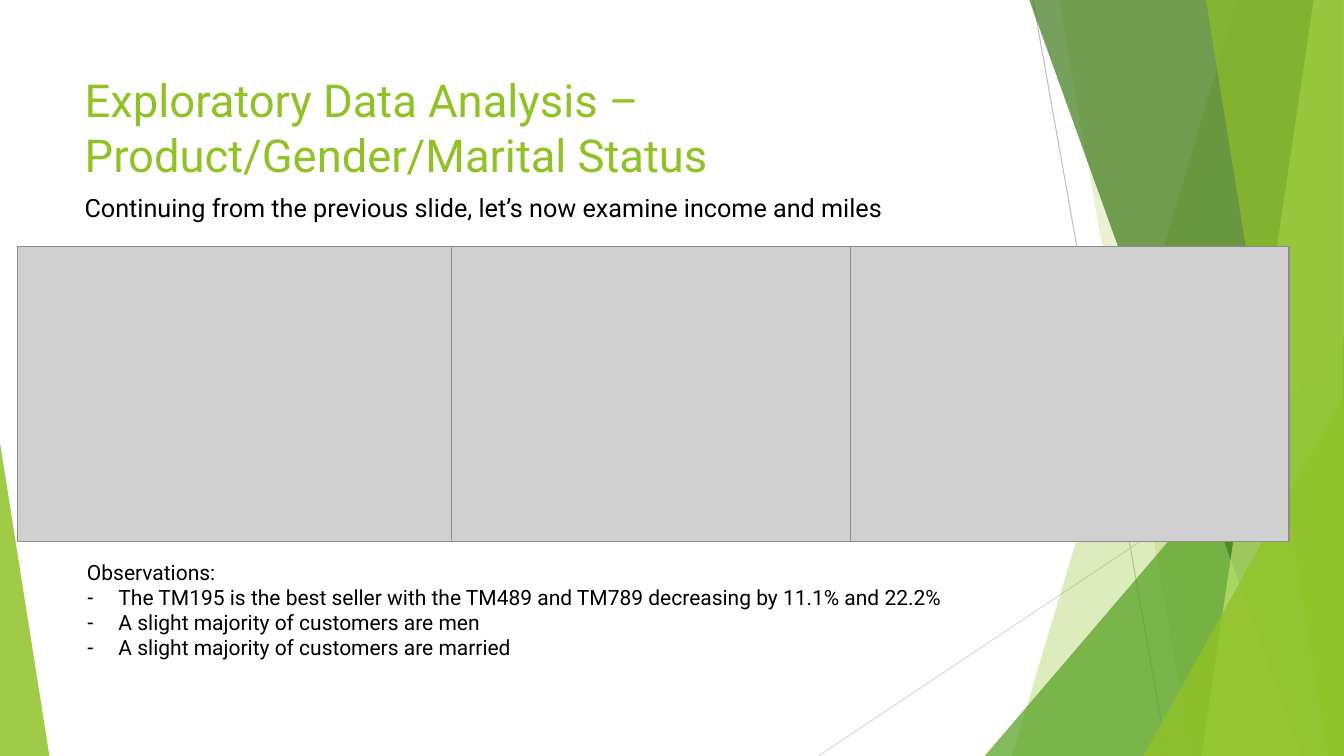
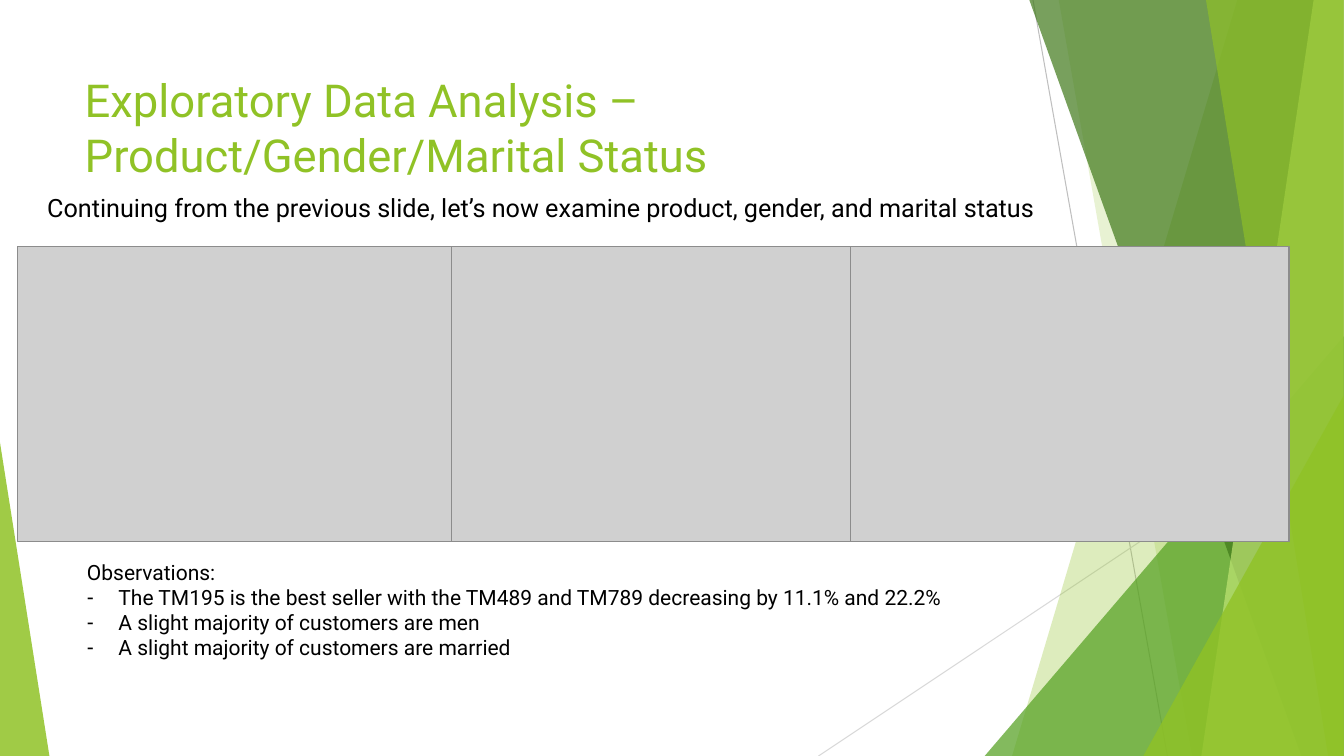
Before and after one commit to hanesi/DSBA-Cert-Course, a slide deck: slide 7 of Module 1/Project/CardioGoodFitnessProject.pptx. Drawn at 1344x756 pixels with LibreOffice and Linux fonts; fonts in the diff are those of the drawing; grey boxes stand for pictures. Boxes give left, top, right and bottom in pixels: in the first picture for what was removed or moved away, otherwise in the second. Text is boxed around its words. In the diff, an @@ line names an element or a change of style, - is before the commit and + after.

```diff
--- a/Module 1/Project/CardioGoodFitnessProject.pptx
+++ b/Module 1/Project/CardioGoodFitnessProject.pptx
@@ text at (47, 198, 1034, 223): text changed @@
-Continuing from the previous slide, let’s now examine income and miles
+Continuing from the previous slide, let’s now examine product, gender, and marital status
```
Also in this commit, not shown: 8 slides added.
